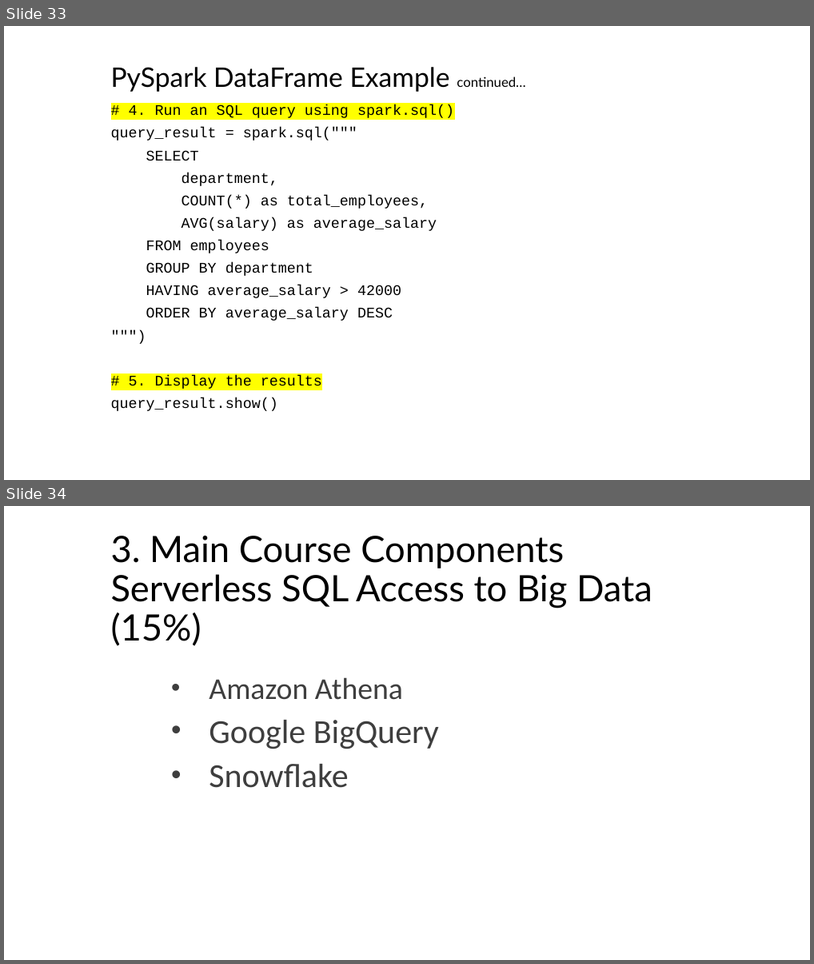
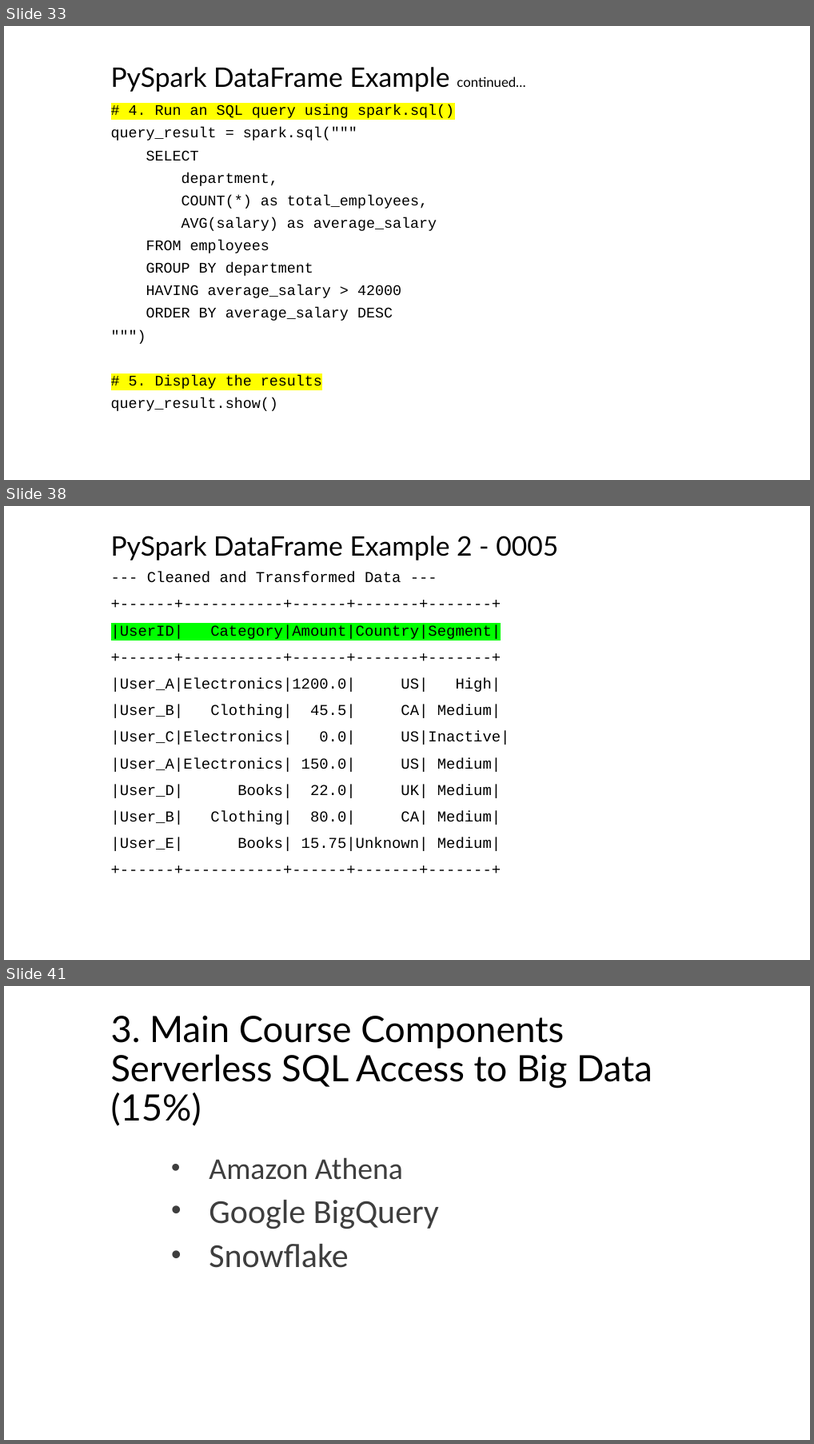
Before and after one commit to mahmoudparsian/big-data-modeling, a slide deck: course_information/COURSE_OUTLINE_10_WEEKS.pptx. Shown one above the other, each under a label of ours: slides 33 and 34 before the commit, slides 33, 38 and 41 after it; the slides between them are not shown. The pictures are 814x964 and 814x1444 pixels, drawn with LibreOffice and Linux fonts; fonts in the diff are those of the drawing; background and template pictures are left out. Boxes give left, top, right and bottom in pixels: in the first picture for what was removed or moved away, otherwise in the second. Text is boxed around its words. In the diff, an @@ line names an element or a change of style, - is before the commit and + after.

```diff
--- a/course_information/COURSE_OUTLINE_10_WEEKS.pptx
+++ b/course_information/COURSE_OUTLINE_10_WEEKS.pptx
@@ slide 38 added at <box>4,506,810,960</box>, background #FFFFFF @@
@@ title added at <box>111,536,558,560</box>, 32 pt, text #000000 @@
+PySpark DataFrame Example 2 - 0005
@@ subtitle added at <box>111,572,510,851</box>, 18 pt, text #000000 @@
+--- Cleaned and Transformed Data ---
++------+-----------+------+-------+-------+
+|UserID| Category|Amount|Country|Segment|
++------+-----------+------+-------+-------+
+|User_A|Electronics|1200.0| US| High|
+|User_B| Clothing| 45.5| CA| Medium|
+|User_C|Electronics| 0.0| US|Inactive|
+|User_A|Electronics| 150.0| US| Medium|
+|User_D| Books| 22.0| UK| Medium|
+|User_B| Clothing| 80.0| CA| Medium|
+|User_E| Books| 15.75|Unknown| Medium|
++------+-----------+------+-------+-------+
@@ what was slide 34 is now slide 41 @@
```
Also in this commit, not shown: 6 other slides added, 1 other file.
